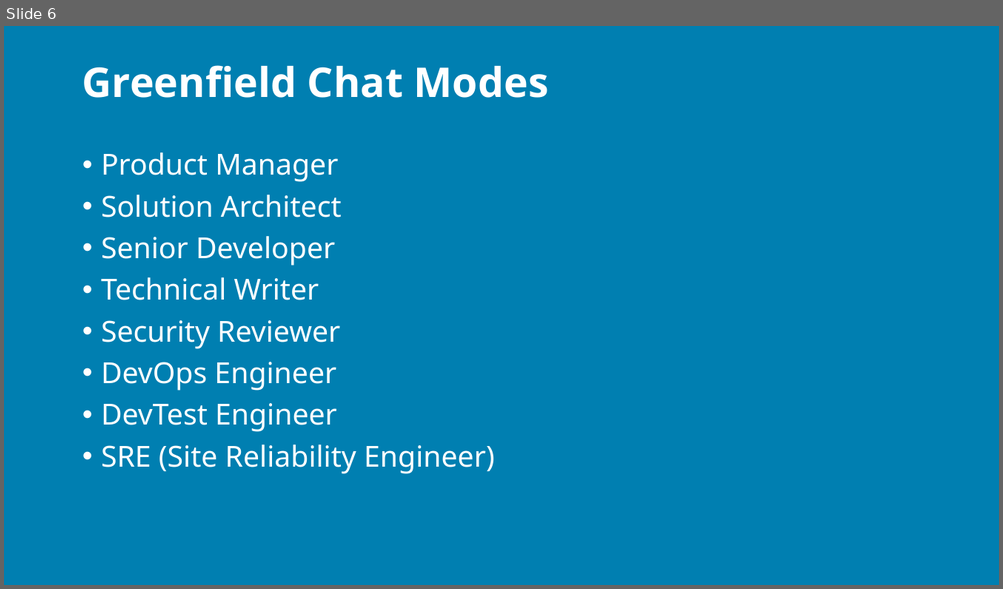
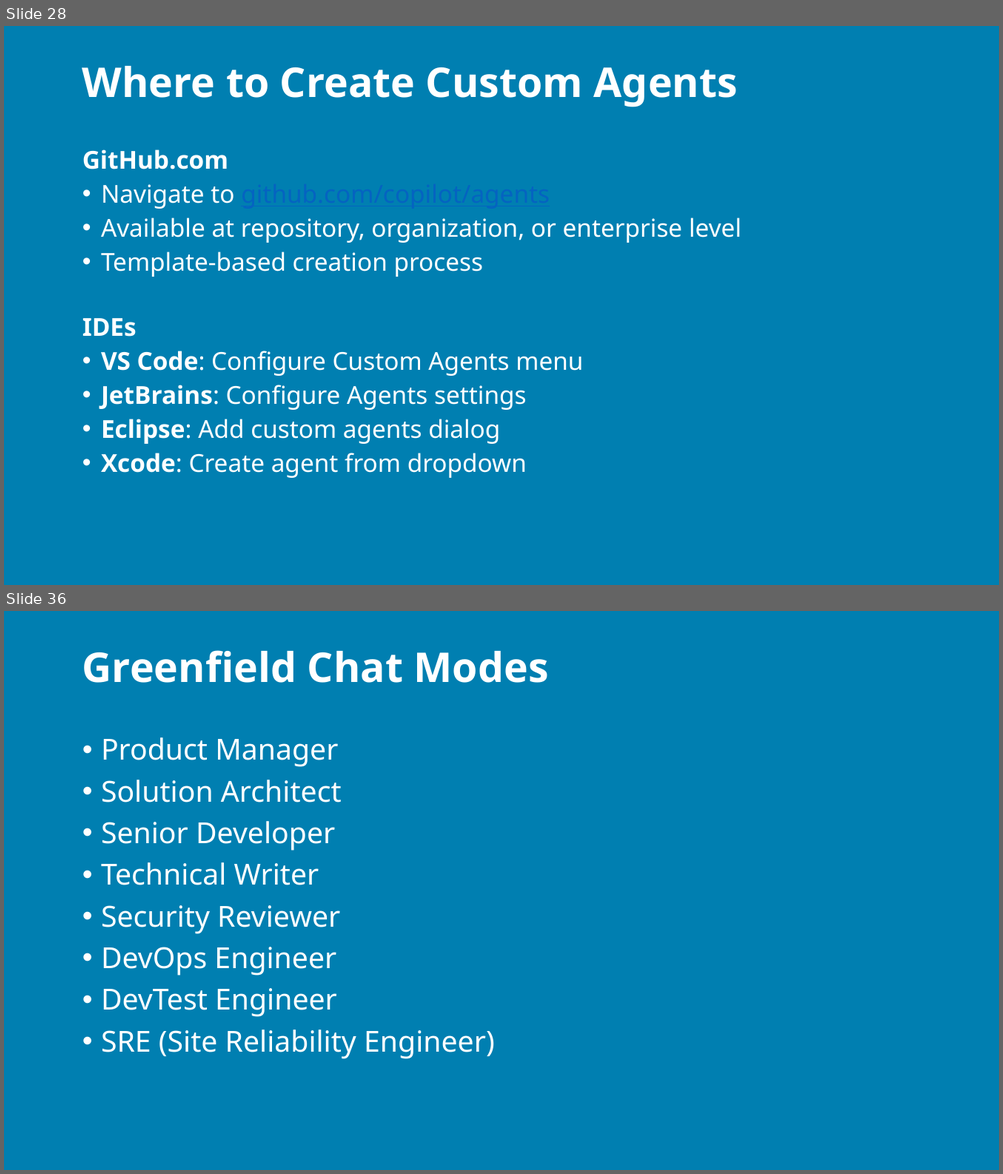
Before and after one commit to j0hnnymiller/AI-Assisted-Software-Development, a slide deck: Slides/AIASD-Greenfield-slides.pptx. Shown one above the other, each under a label of ours: slide 6 before the commit, slides 28 and 36 after it; the slides between them are not shown. The pictures are 1003x589 and 1003x1174 pixels, drawn with LibreOffice and Linux fonts; fonts in the diff are those of the drawing; background and template pictures are left out. Boxes give left, top, right and bottom in pixels: in the first picture for what was removed or moved away, otherwise in the second. Text is boxed around its words. In the diff, an @@ line names an element or a change of style, - is before the commit and + after.

```diff
--- a/Slides/AIASD-Greenfield-slides.pptx
+++ b/Slides/AIASD-Greenfield-slides.pptx
@@ slide 28 added at <box>4,26,999,585</box>, background picture (left out) @@
@@ title added at <box>82,66,737,107</box>, 29.7 pt, text #FFFFFF, bold @@
+Where to Create Custom Agents
@@ text added at <box>82,150,741,478</box>, 17.9 pt, text #FFFFFF @@
+GitHub.com
+• Navigate to github.com/copilot/agents
+• Available at repository, organization, or enterprise level
+• Template-based creation process
+IDEs
+• VS Code: Configure Custom Agents menu
+• JetBrains: Configure Agents settings
+• Eclipse: Add custom agents dialog
+• Xcode: Create agent from dropdown
@@ what was slide 6 is now slide 36 @@
```
Also in this commit, not shown: 5 slides changed, 32 other slides added, 1 slide removed.
